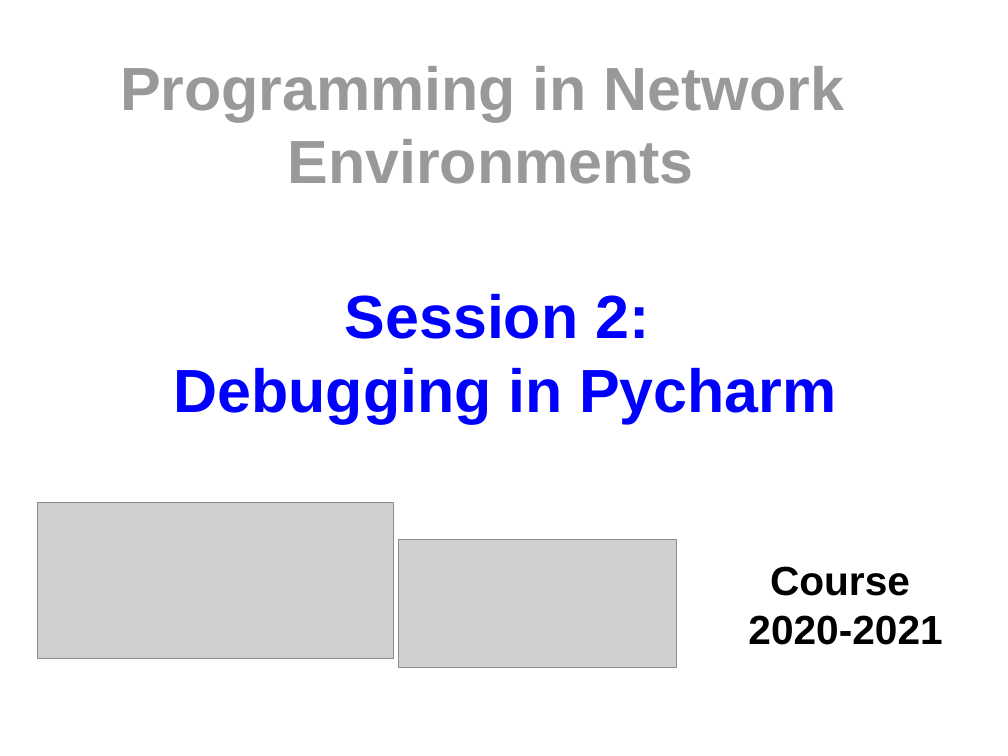
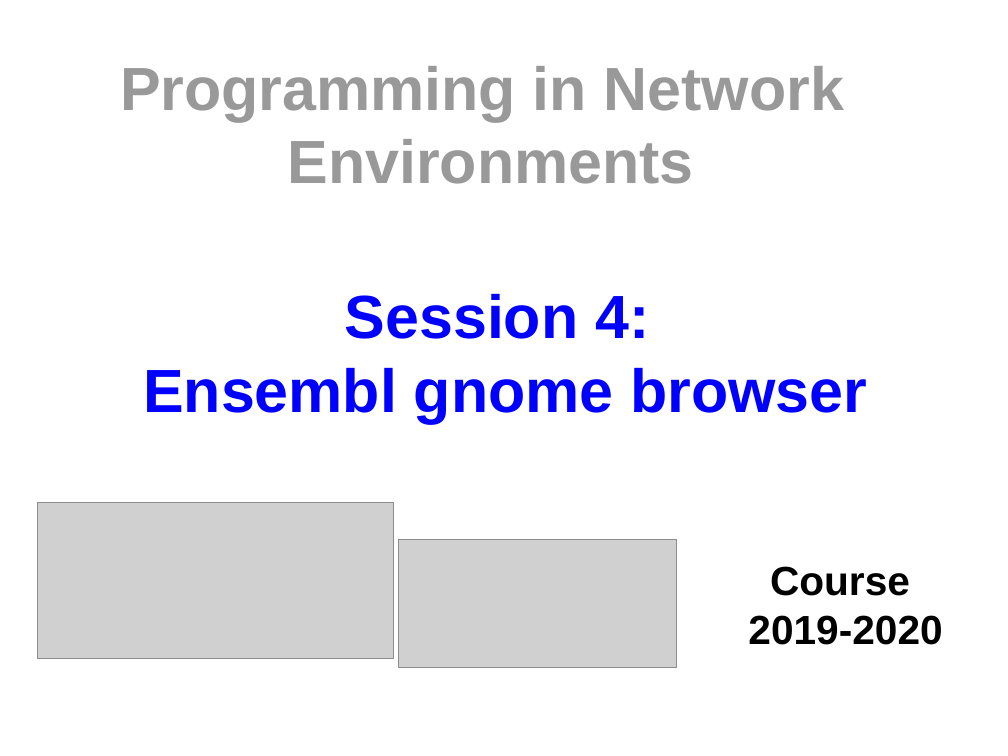
Before and after one commit to rodperex/PNE, a slide deck: slide 1 of s4-ensemble/Cover/Cover.odp. Drawn at 1008x756 pixels with LibreOffice and Linux fonts; fonts in the diff are those of the drawing; grey boxes stand for pictures. Boxes give left, top, right and bottom in pixels: in the first picture for what was removed or moved away, otherwise in the second. Text is boxed around its words. In the diff, an @@ line names an element or a change of style, - is before the commit and + after.

```diff
--- a/s4-ensemble/Cover/Cover.odp
+++ b/s4-ensemble/Cover/Cover.odp
@@ title at (x1=143, y1=293, x2=867, y2=423): text changed @@
-Session 2:
-Debugging in Pycharm
+Session 4:
+Ensembl gnome browser
@@ title at (x1=748, y1=566, x2=942, y2=645): text changed @@
-Course
-2020-2021
+Course
+2019-2020
```
Also in this commit, not shown: 1 other file.
